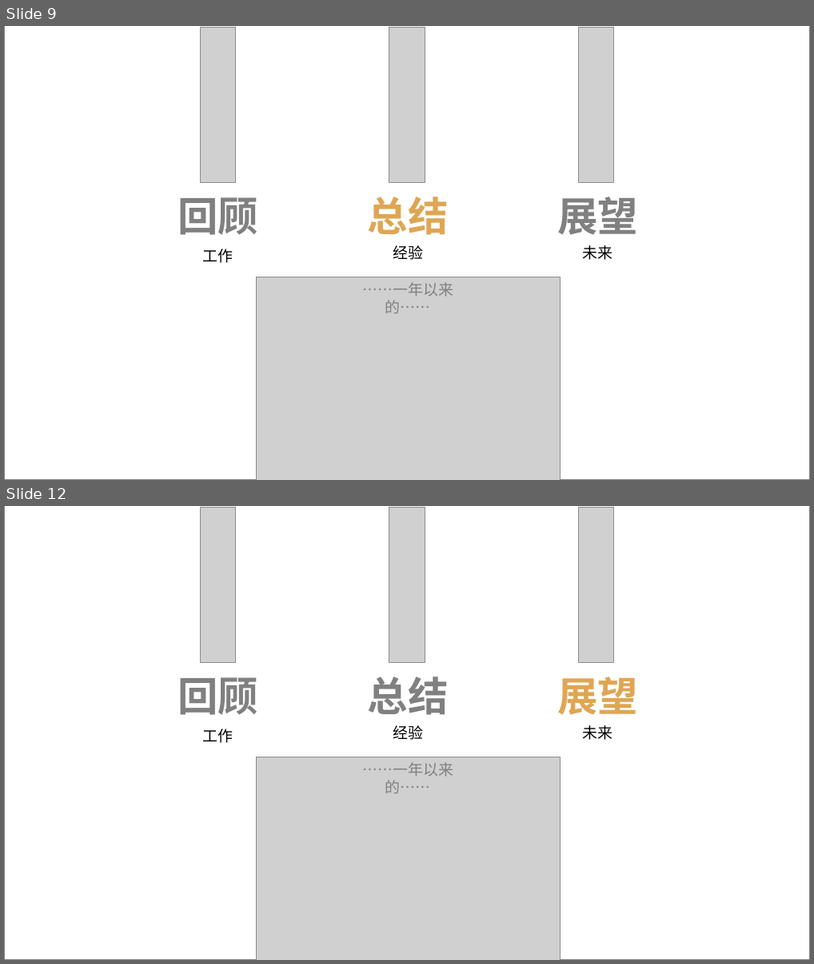
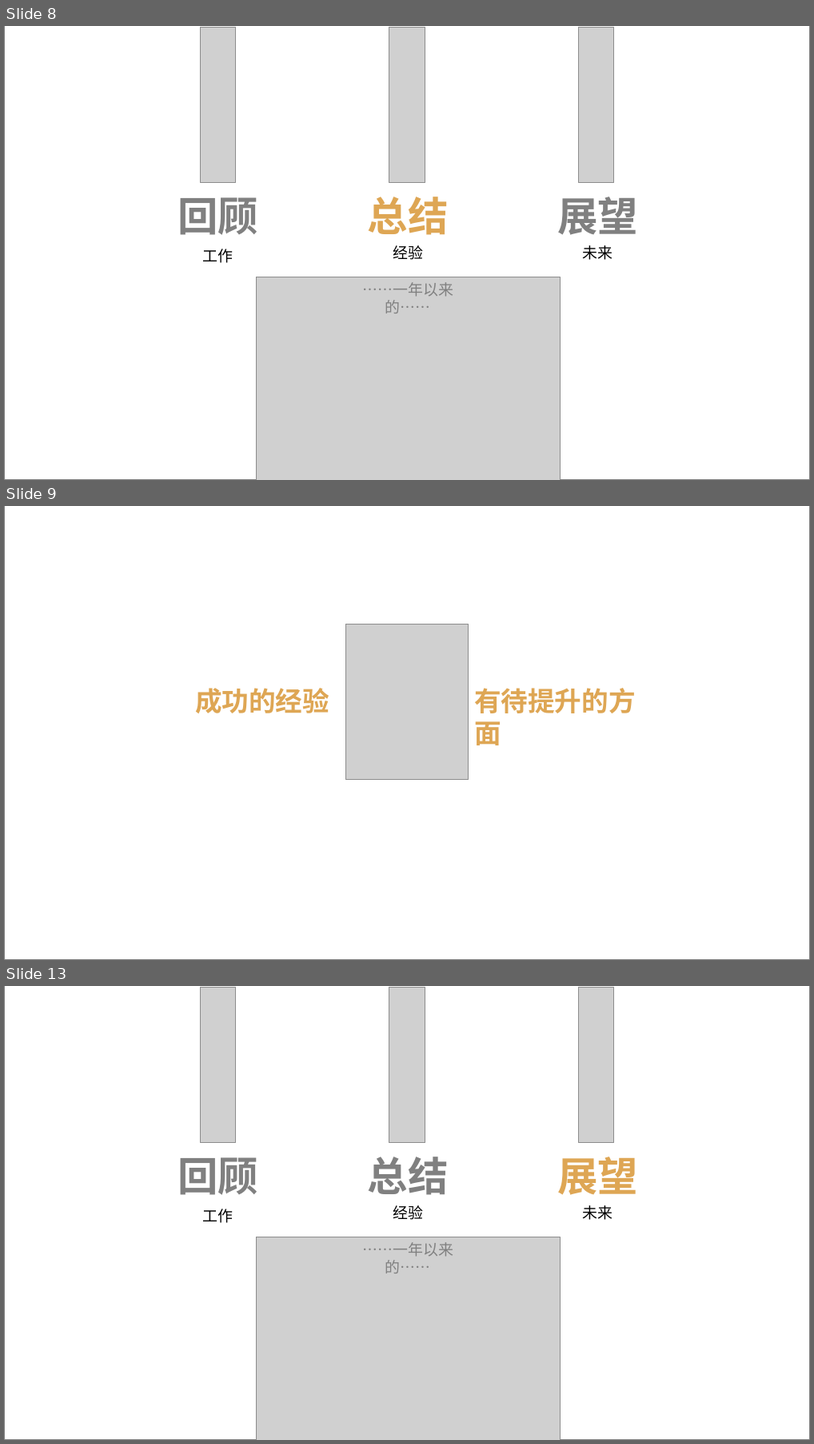
Before and after one commit to 523793658/Air, a slide deck: 2016年终工作总结ppt.pptx. Shown one above the other, each under a label of ours: slides 9 and 12 before the commit, slides 8, 9 and 13 after it; the slides between them are not shown. The pictures are 814x964 and 814x1444 pixels, drawn with LibreOffice and Linux fonts; fonts in the diff are those of the drawing; grey boxes stand for pictures. Boxes give left, top, right and bottom in pixels: in the first picture for what was removed or moved away, otherwise in the second. Text is boxed around its words. In the diff, an @@ line names an element or a change of style, - is before the commit and + after.

```diff
--- a/2016年终工作总结ppt.pptx
+++ b/2016年终工作总结ppt.pptx
@@ slide 9 added at [4,506,810,960], background #FFFFFF; not listed: 1 template element that a slide beside it also shows @@
@@ picture added at [346,624,469,780] @@
@@ text added at [195,688,330,713], 32 pt, text #DEA654, bold @@
+成功的经验
@@ text added at [474,688,636,745], 32 pt, text #DEA654, bold @@
+有待提升的方面
@@ what was slide 9 is now slide 8 @@
@@ what was slide 12 is now slide 13 @@
```
Also in this commit, not shown: 3 slides changed, 8 other slides added, 9 slides removed.
